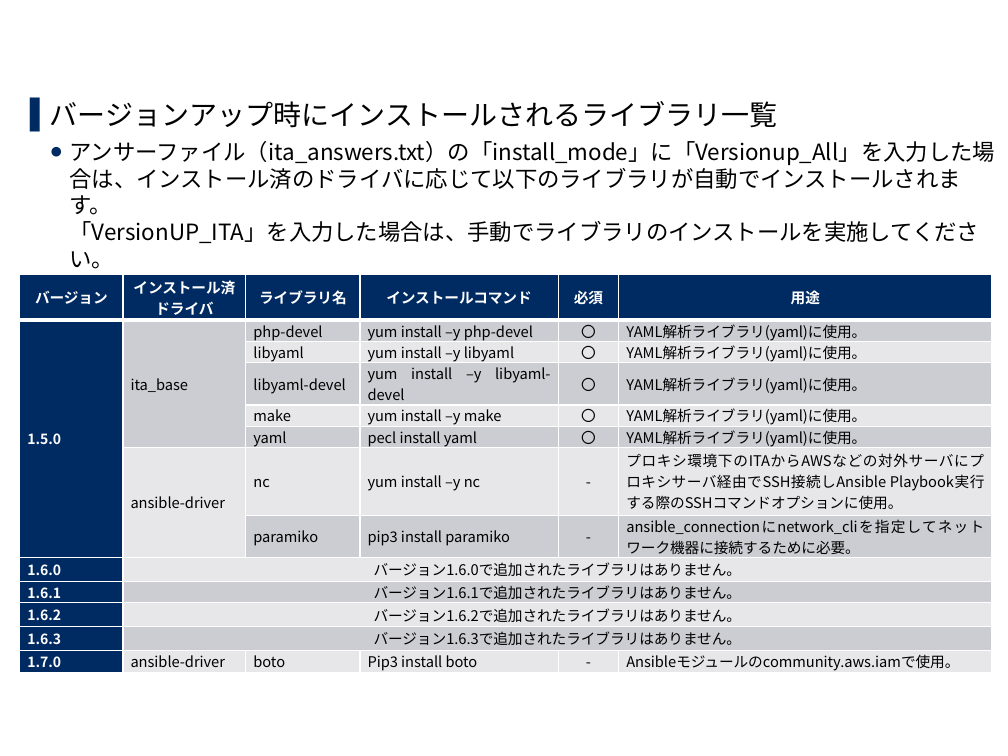
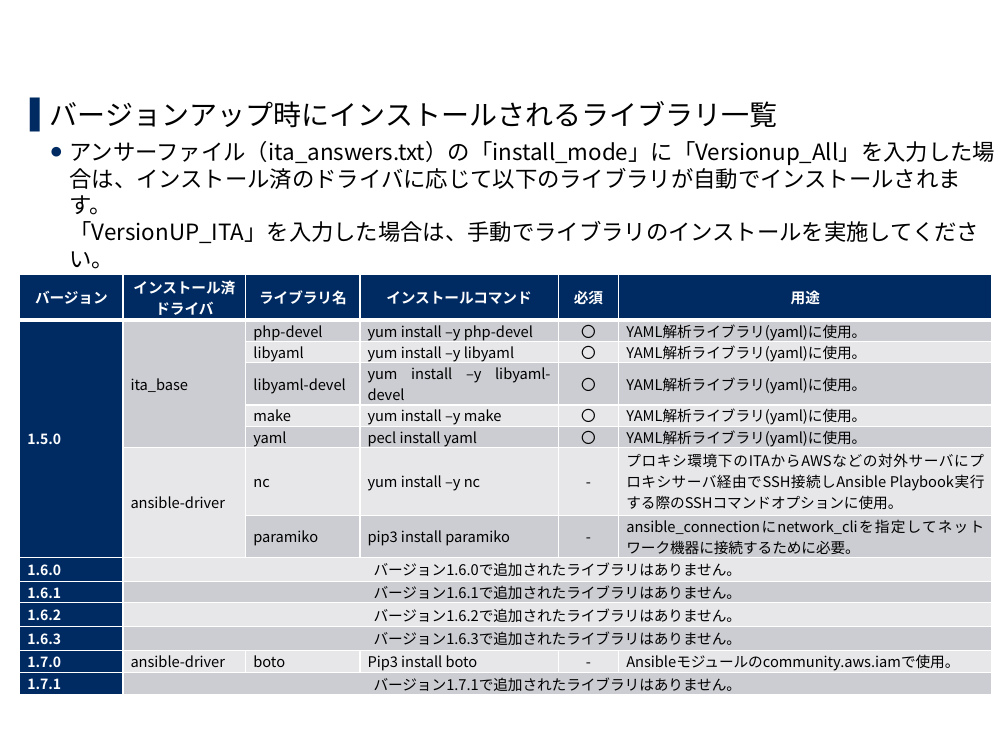
Before and after one commit to exastro-suite/it-automation-docs, a slide deck: slide 15 of asset/Learn_ja/ITA-version-up_ja.pptx. Drawn at 1008x756 pixels with LibreOffice and Linux fonts; fonts in the diff are those of the drawing; background and template pictures are left out. Boxes give left, top, right and bottom in pixels: in the first picture for what was removed or moved away, otherwise in the second. Text is boxed around its words. In the diff, an @@ line names an element or a change of style, - is before the commit and + after.

```diff
--- a/asset/Learn_ja/ITA-version-up_ja.pptx
+++ b/asset/Learn_ja/ITA-version-up_ja.pptx
@@ table at box(20, 275, 992, 695) @@
+row 14: 1.7.1 | バージョン1.7.1で追加されたライブラリはありません。 |  |  |  | 
```
Also in this commit, not shown: 1 other file.
